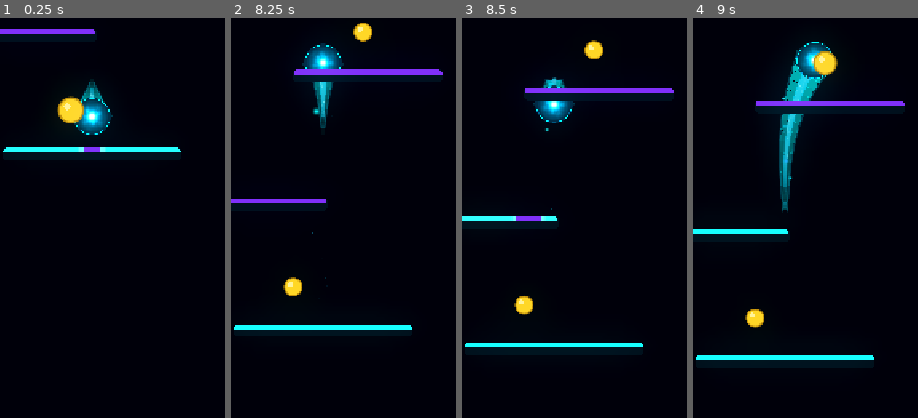
Above: before the commit, frames 1-4 (left to right).
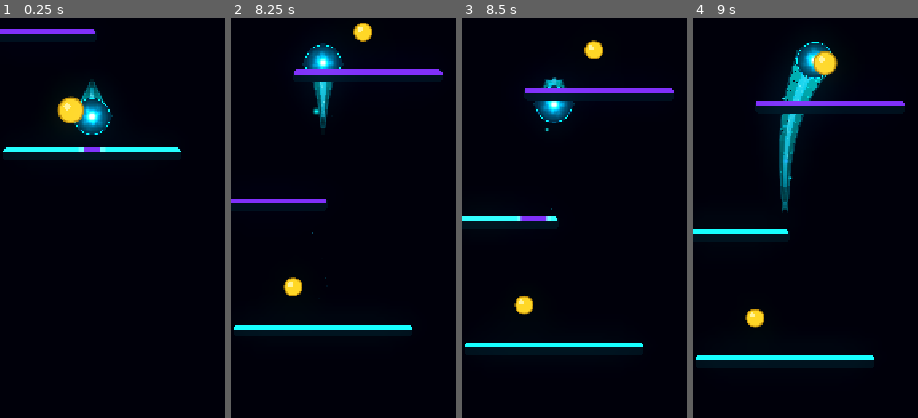
Above: after the commit, the same moments.

Repository: Kryodo/TowerJump
Game: Godot game, scene res://scenes/main.tscn
Same seed, same stepped clock (60 frames per second), same inputs: the game is played once before the commit and once after it.
Inputs (mouse positions are % of the whole screen's width and height, from its top left):
- Up to frame 1 (0.25 s): no input
- Up to frame 2 (8.25 s): move the mouse to (45, 70) at 0.52 s; hold Right (ui_right) 0.53-1.25 s; click (45, 70) at 0.67 s; drag from (80, 65) to (47, 31) at 1.27 s; click "Nochmal spielen" at 2 s; move the mouse to (20, 35) at 2.77 s; hold Left (ui_left) 2.78-3.5 s; drag from (55, 50) to (41, 61) at 3.52 s; click "Nochmal spielen" at 4.25 s; move the mouse to (35, 25) at 5.02 s; hold Left (ui_left) 5.03-5.75 s; drag from (72, 45) to (51, 4) at 5.77 s; move the mouse to (30, 55) at 6.52 s; hold Right (ui_right) 6.53-7.25 s; click (30, 55) at 6.67 s; click "Nochmal spielen" at 7.25 s; drag from (60, 28) to (30, 55) at 8.02 s
- Up to frame 3 (8.5 s): no input
- Up to frame 4 (9 s): move the mouse to (45, 70) at 8.77 s; hold Right (ui_right) from 8.78 s (still down)
The pictures show only the part of the screen within x 30-80%, y 41-91%; the shares and areas given below are measured in that part.

Frames 1-2 are identical in both runs. In frame 3, 0.1% of the frame differs, in the area x 22-40%, y 49-51%; in frame 4, nothing differs.

Commit message:
Preserve predicted landing target in neon edge shader

Diff:
--- a/scenes/platform_edge_feedback.gdshader
+++ b/scenes/platform_edge_feedback.gdshader
@@ -15,7 +15,10 @@
 void fragment() {
 	float half_width = platform_width * 0.5;
 	float x = clamp((edge_local_x + half_width) / platform_width, 0.0, 1.0);
-	float target = clamp(approach_target_x, 0.18, 0.82);
+	// The script supplies a width-aware, safely constrained prediction.
+	// Do not re-center it here: the visual target must remain the actual
+	// predicted landing point (Option B).
+	float target = clamp(approach_target_x, 0.02, 0.98);
 	float charge = clamp(approach_charge, 0.0, 1.0);
 	float active = clamp(activated, 0.0, 1.0);
 
